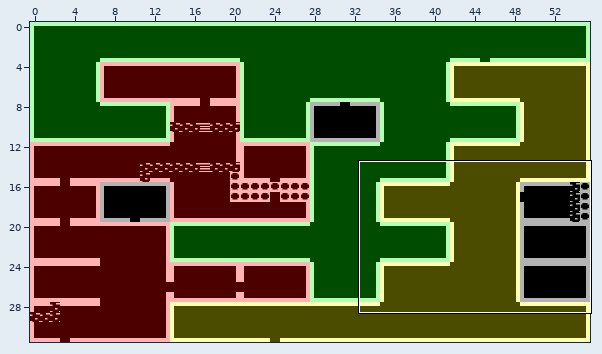
Level history. Tiled map: src/tiled/dungeons.tmx. The picture above shows the old version from afar; the outline marks the close-up.
Close-up. Before the commit:
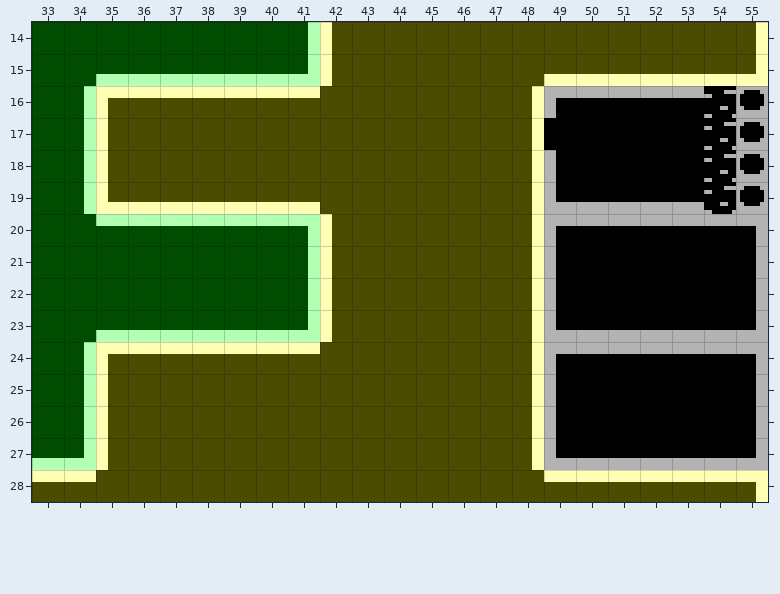
Cells are 16x16 px. Shown: x 33..55, y 14..28.
The same view after the edit:
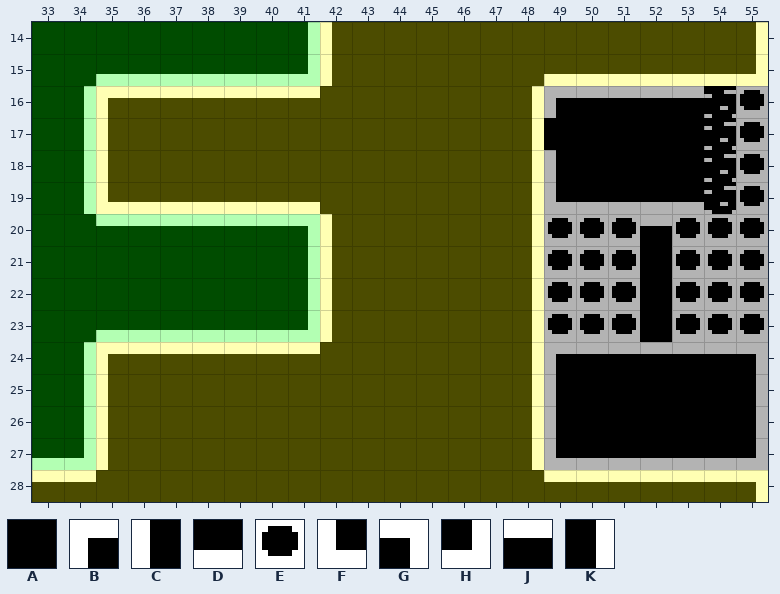
Key: from "overworld": A 0, B 1, C 2, D 3, E 4, F 10, G 11, H 12, J 13, K 14.
_ is an empty cell, . an unchanged one.
Edits made:
--- layer "Tile Layer 1"
@@ x 49..55 @@
-20 BJJ.JJG
-21 CAA.AAK
-22 CAA.AAK
-23 FDDDDDH
+20 EEE.EEE
+21 EEE.EEE
+22 EEE.EEE
+23 EEEAEEE
